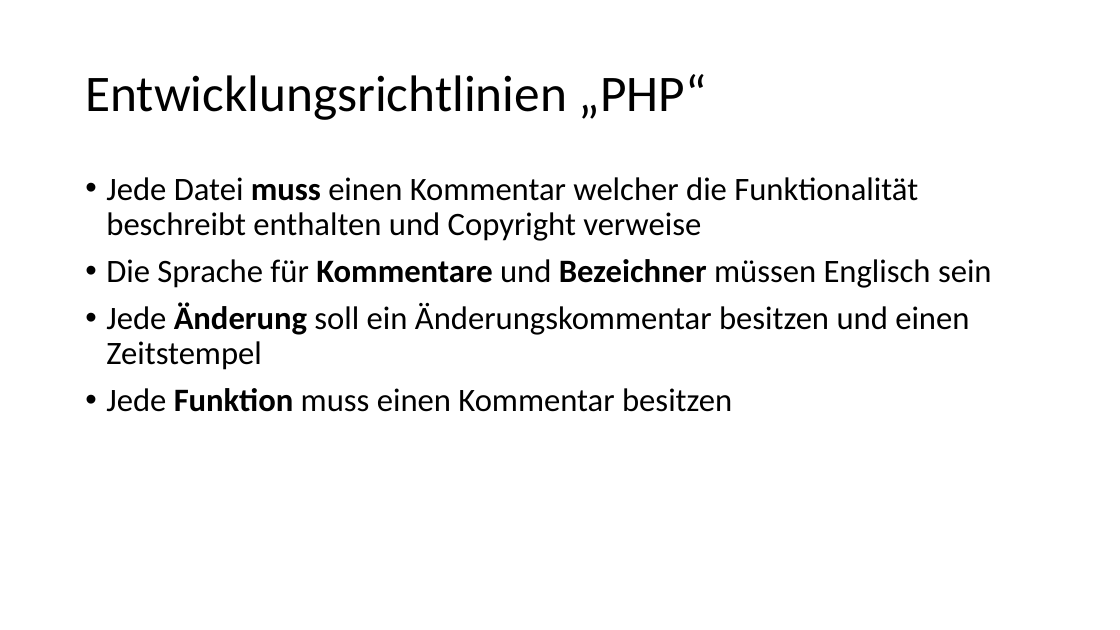
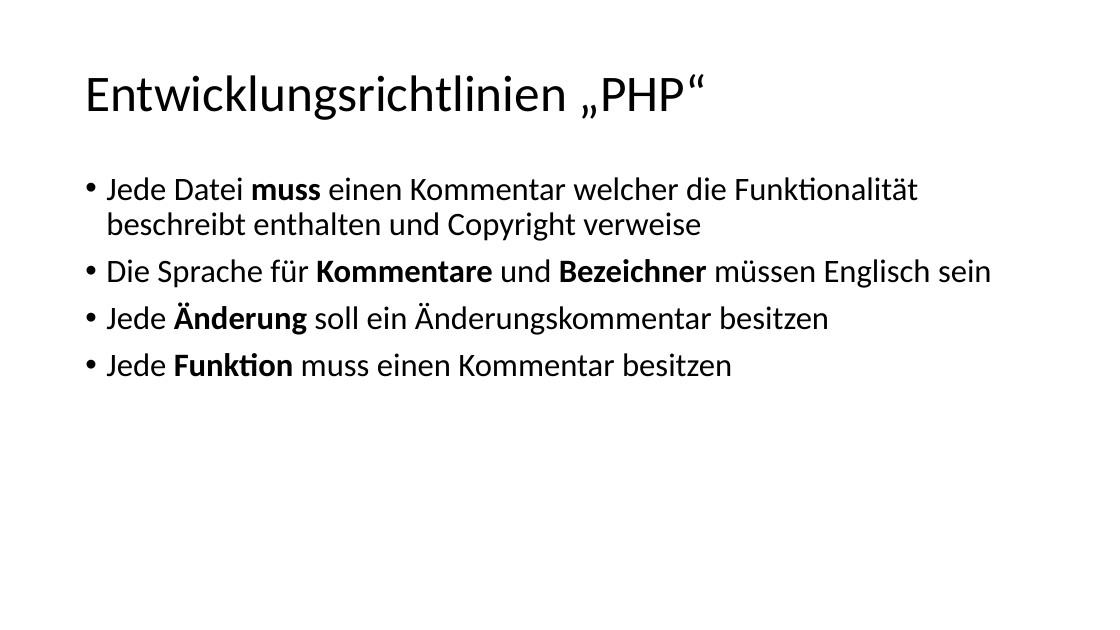
Before and after one commit to Masterarth/PM, a slide deck: slide 2 of documents/projectmanagement/Allgemeines/Guidelines/Entwicklungsrichtlinien.pptx (slide 3 before the commit). Drawn at 1120x630 pixels with LibreOffice and Linux fonts; fonts in the diff are those of the drawing. Boxes give left, top, right and bottom in pixels: in the first picture for what was removed or moved away, otherwise in the second. Text is boxed around its words. In the diff, an @@ line names an element or a change of style, - is before the commit and + after.

Commit message:
Add Changes in Powerpoint

```diff
--- a/documents/projectmanagement/Allgemeines/Guidelines/Entwicklungsrichtlinien.pptx
+++ b/documents/projectmanagement/Allgemeines/Guidelines/Entwicklungsrichtlinien.pptx
@@ text at (106, 302, 829, 335): text changed @@
-• Jede Änderung soll ein Änderungskommentar besitzen und einen Zeitstempel
+• Jede Änderung soll ein Änderungskommentar besitzen
```
Also in this commit, not shown: 1 slide removed, 9 other files.
